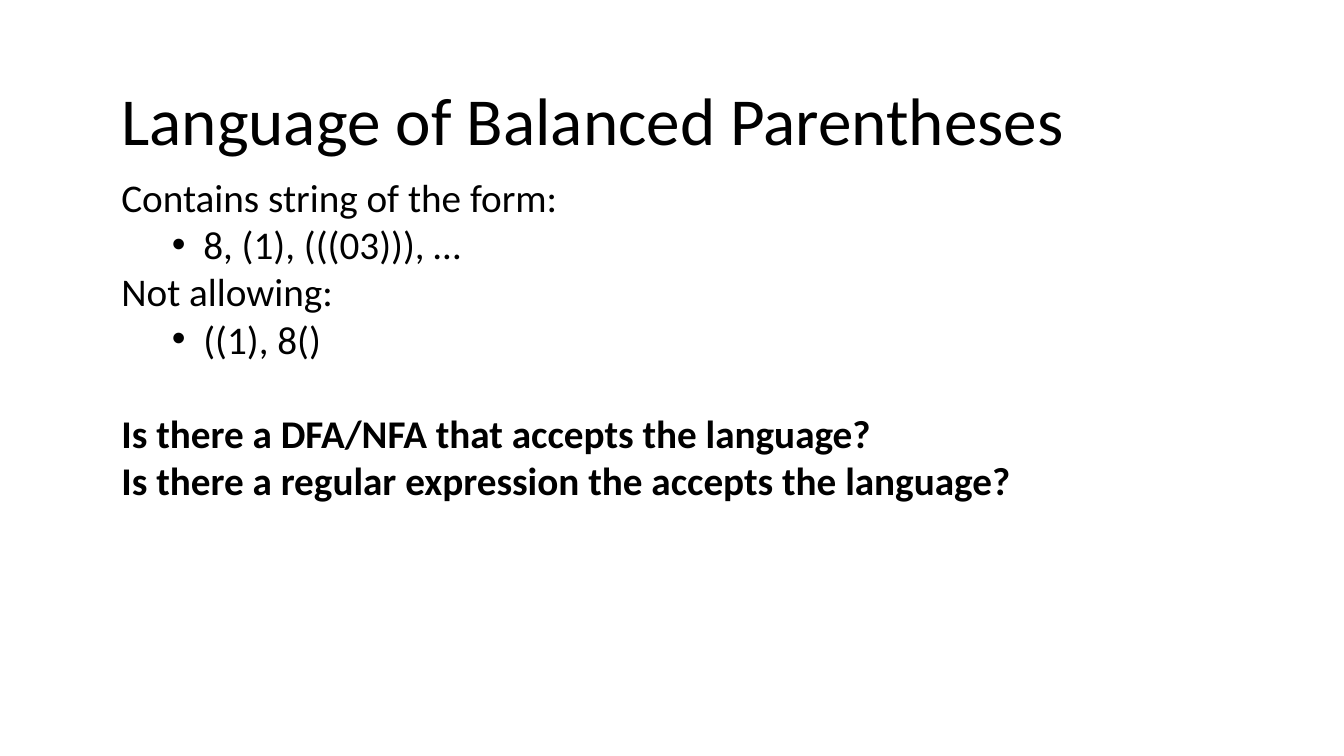
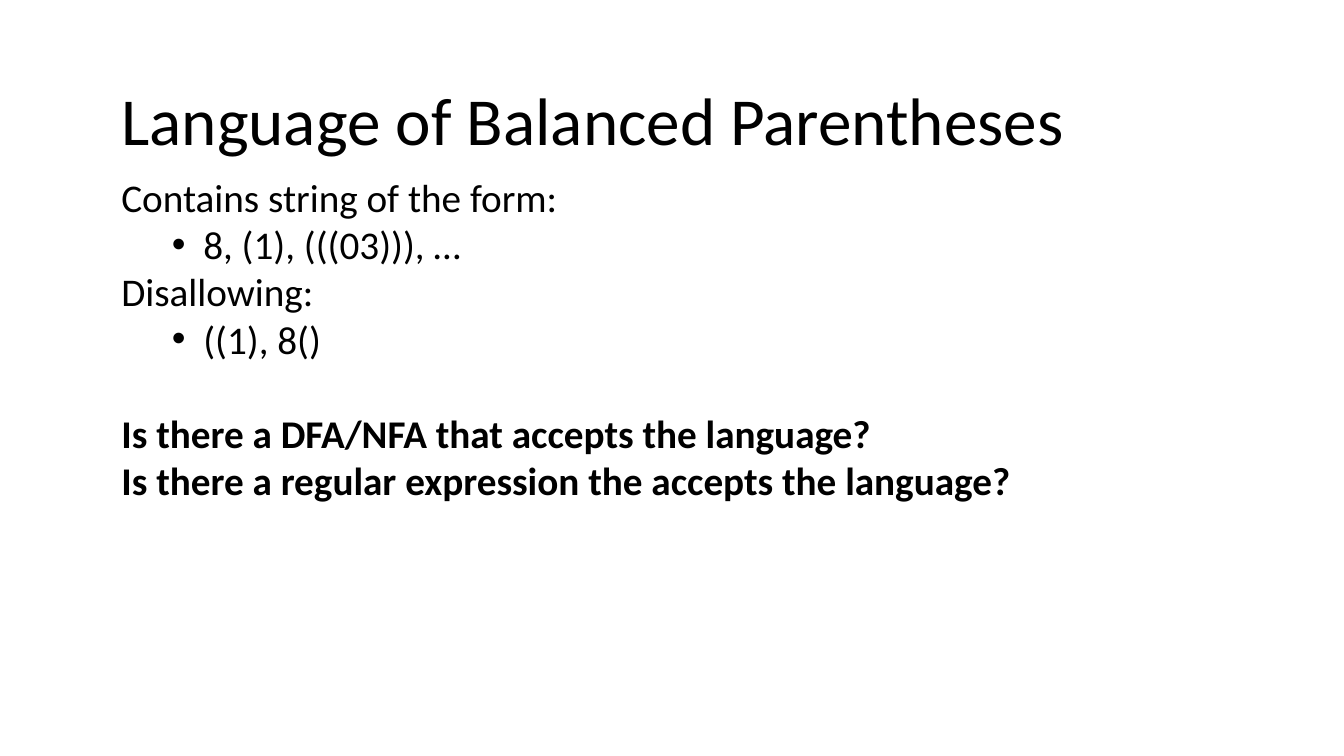
Before and after one commit to nivshani/compilation, a slide deck: slide 21 of slides/top_down_parsing.pptx. Drawn at 1344x756 pixels with LibreOffice and Linux fonts; fonts in the diff are those of the drawing. Boxes give left, top, right and bottom in pixels: in the first picture for what was removed or moved away, otherwise in the second. Text is boxed around its words. In the diff, an @@ line names an element or a change of style, - is before the commit and + after.

```diff
--- a/slides/top_down_parsing.pptx
+++ b/slides/top_down_parsing.pptx
@@ text at <box>121,278,313,313</box>: text changed @@
-Not allowing:
+Disallowing:
```
Also in this commit, not shown: 28 other slides changed, 2 slides added, 1 other file.
